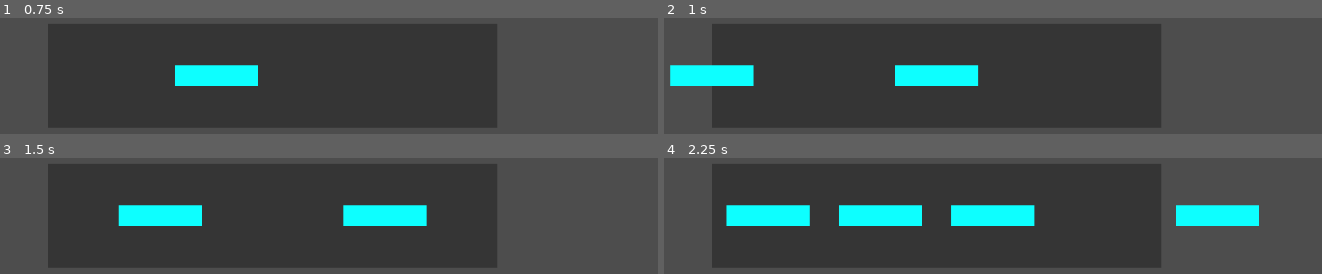
Above: before the commit, frames 1-4 (two rows, left to right).
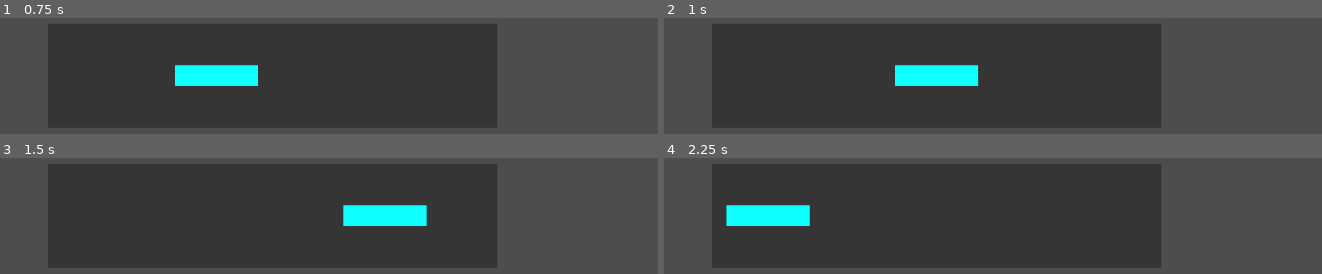
Above: after the commit, the same moments.

Repository: novaepitech/Forge-FeveR
Game: Godot game, scene res://scenes/game.tscn
The game is run twice, just before and just after one commit, with the same random seed, the same clock (stepped at 60 frames per second) and the same inputs.
Inputs:
- Up to frame 1 (0.75 s): tap Space (hit, bound only after the commit) at 0.6 s
- Up to frame 2 (1 s): no input
- Up to frame 3 (1.5 s): tap Space (hit, bound only after the commit) at 1.35 s
- Up to frame 4 (2.25 s): tap Space (hit, bound only after the commit) at 2.1 s

Frame 1 is identical in both runs. In frame 2, 2.3% of the frame differs, in the area x 0-14%, y 40-59%; in frame 3, 2.3%; in frame 4, 6.9%, in the area x 26-91%, y 40-59%.

Commit message:
feat: Implement note input and judgment system

Diff:
--- a/project.godot
+++ b/project.godot
@@ -15,6 +15,14 @@
 config/features=PackedStringArray("4.5")
 config/icon="res://icon.svg"
 
+[input]
+
+hit={
+"deadzone": 0.2,
+"events": [Object(InputEventKey,"resource_local_to_scene":false,"resource_name":"","device":-1,"window_id":0,"alt_pressed":false,"shift_pressed":false,"ctrl_pressed":false,"meta_pressed":false,"pressed":false,"keycode":0,"physical_keycode":32,"key_label":0,"unicode":32,"location":0,"echo":false,"script":null)
+]
+}
+
 [rendering]
 
 renderer/rendering_method="gl_compatibility"
--- a/scripts/game.gd
+++ b/scripts/game.gd
@@ -1,69 +1,122 @@
 # game.gd
 extends Node2D
 
+# (Problème 6) Signal émis chaque fois qu'une note est jugée.
+# D'autres systèmes (UI, score) pourront s'y connecter.
+signal note_judged(judgment: String)
+
 # --- Paramètres du jeu ---
-
-# Pré-chargez la scène de la note. C'est plus efficace que de la charger à chaque fois.
 const NoteScene = preload("res://scenes/note.tscn")
-
-# (Problème 1.3) Durée en secondes que met une note pour aller du SpawnPoint à la TargetZone.
 @export var lookahead_time: float = 2.0
 
+# (Problème 4) Définition des fenêtres de temps pour chaque jugement (en secondes).
+# Une action est "Perfect" si l'écart est inférieur ou égal à cette valeur.
+@export_group("Timing Windows")
+@export var timing_window_perfect: float = 0.04
+# "Good" si l'écart est > perfect mais <= good.
+@export var timing_window_good: float = 0.08
+# "OK" si l'écart est > good mais <= ok.
+@export var timing_window_ok: float = 0.12
+
+
 # --- Données du Chart ---
-
-# (Problème 1.4) Notre structure de données pour la séquence de notes.
-# Ce sont les timestamps (en secondes) où les notes doivent atteindre la TargetZone.
-@export var chart_data: Array[float] = [2.0, 3.0, 3.5, 4.0, 5.0, 5.25, 5.5, 6.0]
+@export var chart_data: Array[float] = [2.0, 4.0, 5.0, 5.5, 6.0, 7.0, 8.5, 9.0]
 
 # --- État du jeu ---
-
-# Le temps actuel de la "chanson", en secondes. C'est le chronomètre principal du jeu.
 var song_position: float = 0.0
-
-# Un "curseur" pour savoir quelle est la prochaine note à instancier dans le chart.
 var next_note_index: int = 0
 
-# Références aux positions, définies une seule fois au démarrage.
+# (Problème 2) Liste pour suivre toutes les notes actuellement sur la piste.
+var active_notes: Array[Node] = []
+
 @onready var spawn_pos: Vector2 = $SpawnPoint.global_position
 @onready var target_pos: Vector2 = $TargetZone.global_position
 
 
 func _process(delta):
-	# Mettre à jour le temps du jeu.
-	# Utiliser 'delta' garantit que le temps avance de manière cohérente,
-	# peu importe le framerate.
 	song_position += delta
 
-	# --- Lecteur de Chart (Chart Reader) ---
-
-	# On vérifie s'il reste des notes à traiter dans notre chart.
-	# On utilise "while" et non "if" pour le cas où plusieurs notes devraient
-	# être instanciées dans la même frame (si le jeu a un pic de lag).
 	while next_note_index < chart_data.size():
 		var note_target_time = chart_data[next_note_index]
-
-		# On doit instancier la note 'lookahead_time' secondes AVANT qu'elle n'atteigne sa cible.
-		# On vérifie si le temps de la chanson a atteint le point de spawn de la prochaine note.
 		if song_position >= note_target_time - lookahead_time:
-			# C'est le moment de créer la note !
 			spawn_note(note_target_time)
-
-			# On avance notre curseur pour regarder la note suivante à la prochaine frame.
 			next_note_index += 1
 		else:
-			# Si la note actuelle n'est pas encore prête à être instanciée,
-			# alors les suivantes ne le sont pas non plus (car le chart est trié).
-			# On peut donc arrêter de vérifier pour cette frame.
 			break
 
-# --- Spawner ---
+# (Problème 1) Capture de l'action du joueur.
+# _unhandled_input est souvent préféré pour les actions de jeu.
+func _unhandled_input(_event: InputEvent):
+	if Input.is_action_just_pressed("hit"):
+		# Horodatage de l'action en utilisant notre horloge de jeu.
+		var hit_time = song_position
+		process_player_hit(hit_time)
+
+# --- Logique de Jugement ---
+
+func process_player_hit(hit_time: float):
+	if active_notes.is_empty():
+		return # Aucune note à frapper.
+
+	# (Problème 2) Trouver la note la plus proche temporellement.
+	var best_note: Node = active_notes[0]
+	var min_diff = abs(best_note.target_time - hit_time)
+
+	for i in range(1, active_notes.size()):
+		var current_note = active_notes[i]
+		var diff = abs(current_note.target_time - hit_time)
+		if diff < min_diff:
+			min_diff = diff
+			best_note = current_note
+
+	# (Problème 3) Calcul de l'écart de timing (la valeur brute).
+	var timing_error = best_note.target_time - hit_time
+
+	# (Problème 2 & 5.2) Vérifier si la note est "jouable". Si l'écart est trop grand,
+	# on ignore l'input. La note sera éventuellement comptée "Miss" par omission.
+	if abs(timing_error) > timing_window_ok:
+		# On peut ajouter un son "d'erreur" ici si on veut.
+		# L'action ne correspond à aucune note valide.
+		return
+
+	# (Problème 4) Traduction de l'écart en jugement qualitatif.
+	var judgment: String
+	var abs_error = abs(timing_error)
+
+	if abs_error <= timing_window_perfect:
+		judgment = "Perfect"
+	elif abs_error <= timing_window_good:
+		judgment = "Good"
+	else: # Forcément <= timing_window_ok grâce au check précédent.
+		judgment = "OK"
+
+	# (Problème 6) Communiquer le résultat et terminer le cycle de vie de la note.
+	print("Hit! Judgment: ", judgment, " | Error: ", timing_error, "s")
+	emit_signal("note_judged", judgment)
+
+	# La note a été jouée, on la retire de la liste des notes actives.
+	active_notes.erase(best_note)
+	# On dit à la note de disparaître.
+	best_note.hit()
+
+
 func spawn_note(target_time: float):
-	# Crée une nouvelle instance de notre scène Note.
 	var note_instance = NoteScene.instantiate()
+	add_child(note_instance)
+	note_instance.setup(target_time, self, spawn_pos, target_pos)
 
-	# On l'ajoute à l'arbre de la scène pour qu'elle devienne visible et active.
-	add_child(note_instance)
+	# (Problème 2 & 6) On ajoute la nouvelle note à notre liste de suivi.
+	active_notes.append(note_instance)
+	# On se connecte à son signal "missed" pour savoir quand elle est manquée.
+	note_instance.missed.connect(_on_note_missed.bind(note_instance))
+	# print("Note instanciée pour t=", target_time, " à song_position=", song_position) # Décommenter pour debug
 
-	# On configure la note avec toutes les informations dont elle a besoin pour être autonome.
-	note_instance.setup(target_time, self, spawn_pos, target_pos)
-	print("Note instanciée pour t=", target_time, " à song_position=", song_position)
+# (Problème 5.1) Gère le cas où une note est manquée par omission.
+func _on_note_missed(note_missed: Node):
+	# (Problème 6) Le cycle de vie de la note est terminé.
+	print("Miss! Note for t=", note_missed.target_time, " was missed.")
+	emit_signal("note_judged", "Miss")
+
+	# On la retire de la liste pour qu'elle ne puisse plus être ciblée.
+	if active_notes.has(note_missed):
+		active_notes.erase(note_missed)
--- a/scripts/note.gd
+++ b/scripts/note.gd
@@ -1,49 +1,50 @@
 # note.gd
 extends Area2D
+
+# (Problème 6) Signal pour notifier le jeu principal qu'elle a été manquée.
+signal missed
 
 var target_time: float = 0.0
 var game_node
 var spawn_position: Vector2
 var target_position: Vector2
 
+# Un état pour éviter des comportements multiples (ex: être manquée après avoir été touchée).
+var is_hit: bool = false
+
 func setup(p_target_time: float, p_game_node, p_spawn_pos: Vector2, p_target_pos: Vector2):
 	self.target_time = p_target_time
 	self.game_node = p_game_node
 	self.spawn_position = p_spawn_pos
 	self.target_position = p_target_pos
-
-	# Positionner la note au point de départ dès sa création
 	self.global_position = spawn_position
 
 func _process(delta):
-	# Si le noeud principal n'est pas encore défini, on ne fait rien.
-	if not is_instance_valid(game_node):
+	if not is_instance_valid(game_node) or is_hit:
 		return
 
-	# Récupérer les variables clés du noeud principal
 	var current_song_time = game_node.song_position
 	var lookahead = game_node.lookahead_time
-
-	# Calculer le temps auquel la note doit apparaître (spawner)
 	var spawn_time = target_time - lookahead
 
-	# Si la note n'est pas encore censée être à l'écran, on ne fait rien.
 	if current_song_time < spawn_time:
-		# On la cache pour éviter un "pop" si le jeu lag au démarrage
 		self.visible = false
 		return
 
 	self.visible = true
 
-	# Calculer la progression de la note sur la piste (un ratio de 0.0 à 1.0)
-	# 0.0 = au SpawnPoint, 1.0 = à la TargetZone
 	var progress = (current_song_time - spawn_time) / lookahead
-
-	# Mettre à jour la position en utilisant l'interpolation linéaire (lerp)
-	# lerp est parfait car il est indépendant du framerate.
 	self.global_position = spawn_position.lerp(target_position, progress)
 
-	# Auto-destruction si la note a largement dépassé la cible
-	# (pour ne pas accumuler des milliers d'objets)
-	if current_song_time > target_time + 0.5: # Une marge de 0.5s
-		queue_free()
+	# (Problème 5.1) Détection d'une note manquée par omission.
+	# Si le temps de la chanson a dépassé le temps de la note PLUS la fenêtre de jugement
+	# la plus large, alors elle est définitivement manquée.
+	if current_song_time > target_time + game_node.timing_window_ok:
+		is_hit = true # On la "verrouille" pour éviter d'envoyer le signal plusieurs fois.
+		emit_signal("missed")
+		queue_free() # La note s'auto-détruit.
+
+# (Problème 6) Fonction appelée par game.gd quand la note est touchée avec succès.
+func hit():
+	is_hit = true # Verrouille l'état de la note.
+	queue_free() # La note a rempli son rôle, elle disparaît.
